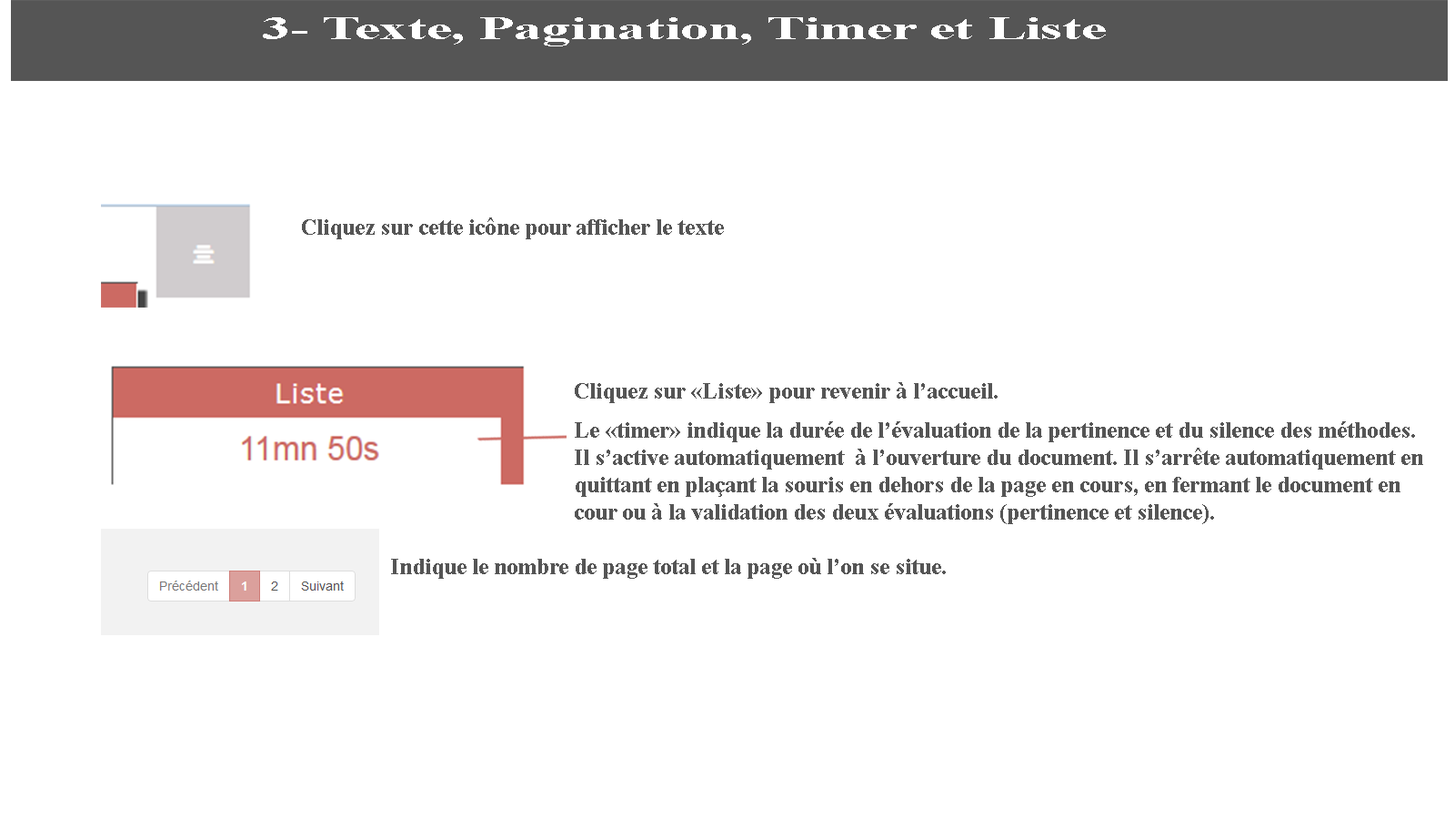
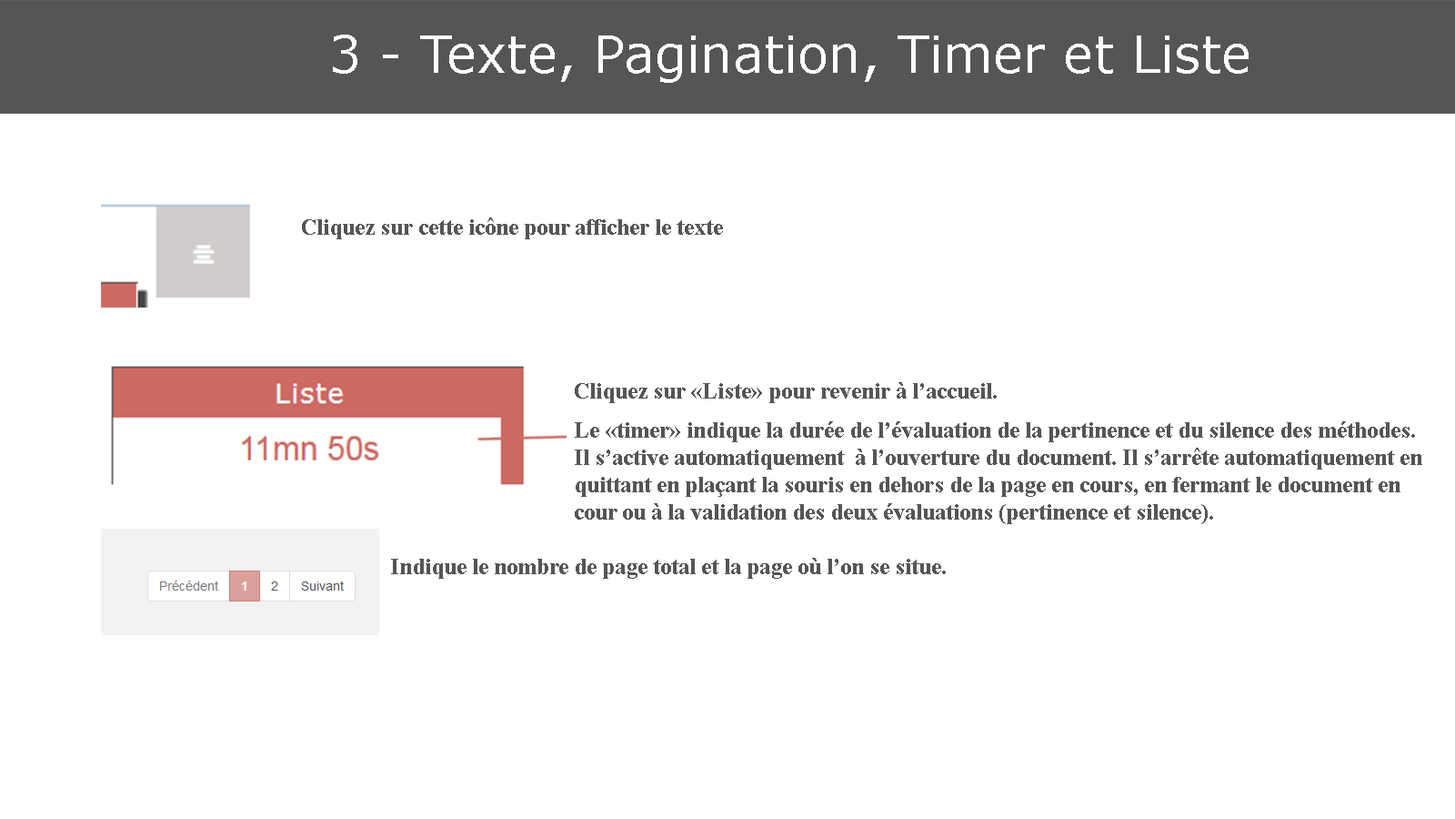
The second 1455 × 819 image is a revision of the first. Changes to its layers:
renamed "3- Texte, Pagination, Timer et Liste" to "3 - Texte, Pagination, Timer et Liste", painted on it over (262, 17, 1249, 83)
painted on "Calque 1" over (0, 0, 1455, 114)
painted on "Le «timer» indique la durée de l’évaluation de la pertinence et" over (668, 447, 1424, 524)
painted on "Cliquez sur «Liste» pour revenir à l’accueil." over (913, 382, 998, 399)
painted on "Cliquez sur cette icône pour afficher le texte" over (496, 219, 725, 240)
